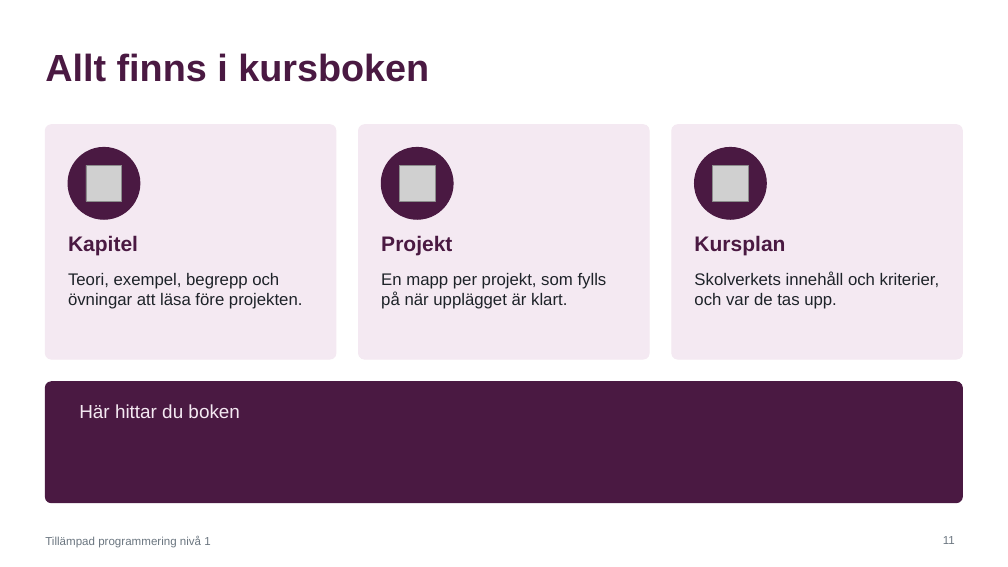
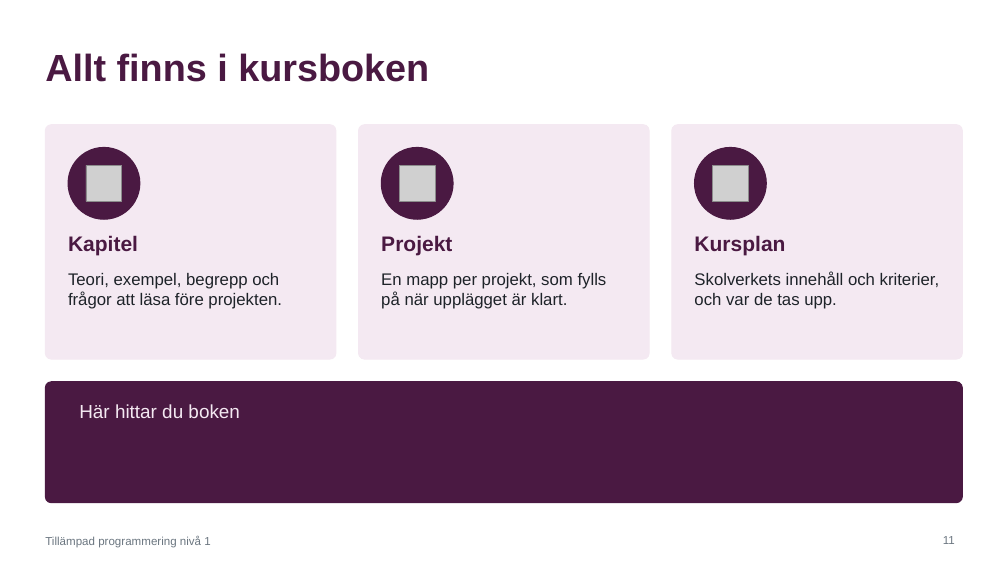
Before and after one commit to abbindustrigymnasium/tillampad-programmering1, a slide deck: slide 11 of Tillämpad programmering 1 - Kurspresentation.pptx. Drawn at 1008x567 pixels with LibreOffice and Linux fonts; fonts in the diff are those of the drawing; grey boxes stand for pictures. Boxes give left, top, right and bottom in pixels: in the first picture for what was removed or moved away, otherwise in the second. Text is boxed around its words. In the diff, an @@ line names an element or a change of style, - is before the commit and + after.

```diff
--- a/Tillämpad programmering 1 - Kurspresentation.pptx
+++ b/Tillämpad programmering 1 - Kurspresentation.pptx
@@ text at (68, 273, 282, 309): text changed @@
-Teori, exempel, begrepp och övningar att läsa före projekten.
+Teori, exempel, begrepp och frågor att läsa före projekten.
```
Also in this commit, not shown: 11 other files.
